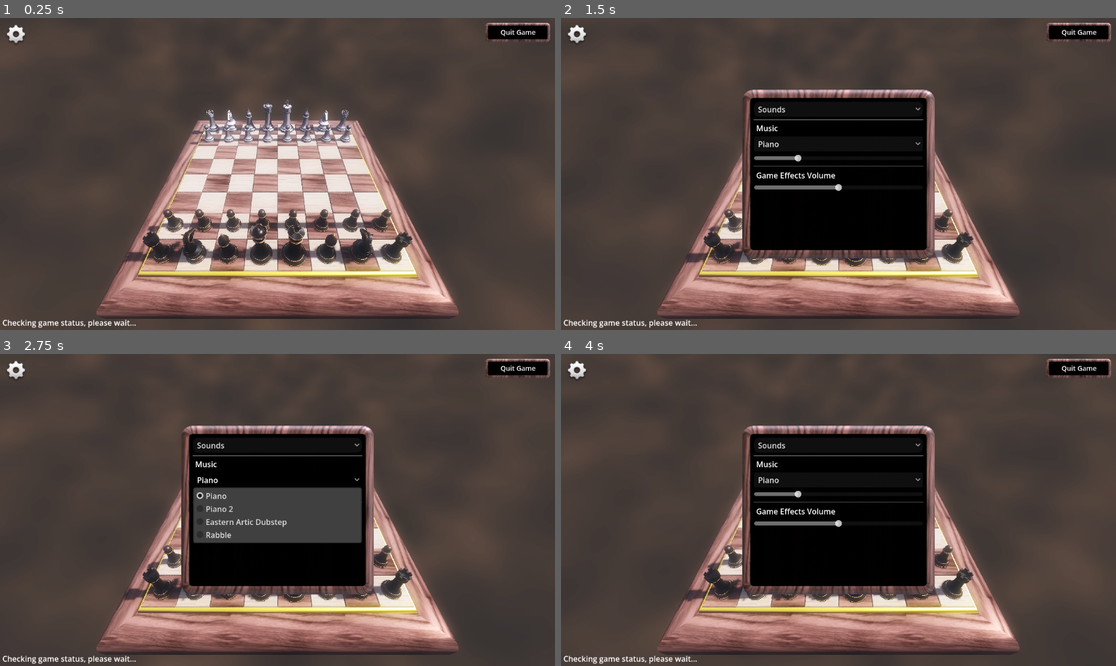
Above: before the commit, frames 1-4 (two rows, left to right).
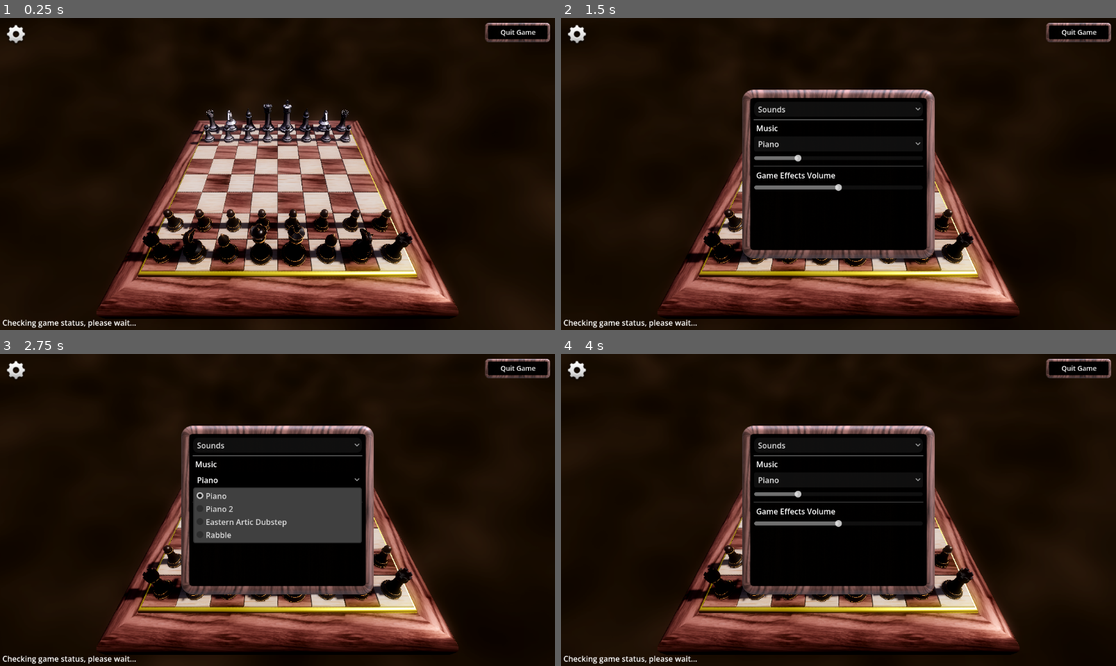
Above: after the commit, the same moments.

Repository: KillGorack/Basic-Chess
Game: Godot game, scene res://Objects/board_wood.tscn
Two runs of this game, one before a commit and one after it. Both use one fixed random seed, a clock stepped at 60 frames per second and the inputs below.
Inputs (mouse positions are in pixels of both pictures, inside the frame that each line leads up to):
- Up to frame 1 (0.25 s): no input
- Up to frame 2 (1.5 s): tap Enter at 0.5 s; move the mouse to (960, 158) at 0.52 s; hold / (OpenChat) 0.53-1.25 s; click (960, 158) at 0.67 s; click (577, 33) at 1.25 s
- Up to frame 3 (2.75 s): click "Piano" at 2 s
- Up to frame 4 (4 s): click "Sounds" at 2.75 s; move the mouse to (727, 525) at 3.52 s; tap Ctrl (move_view) at 3.6 s; click (727, 525) at 3.67 s

The runs differ from the first frame. In frame 1, 99% of the frame differs, in the area x 0-100%, y 0-100%; in frame 2, 80%; in frame 3, 80%; in frame 4, 80%.
Error in both runs: Invalid access to property or key 'apiKEY' on a base object of type 'Nil'. (res://_autoload/utilities.gd:161)

Commit message:
odds/ends

Diff:
--- a/Materials/piece_white_shader.tres
+++ b/Materials/piece_white_shader.tres
@@ -5,11 +5,11 @@
 [resource]
 render_priority = 0
 shader = ExtResource("1_44olk")
-shader_parameter/albedo = Color(0.91858274, 0.79394424, 0.8204381, 1)
-shader_parameter/roughness = 0.0830000039425
-shader_parameter/metallic = 0.834000039615
-shader_parameter/edge_color = Color(0.11858138, 0.11858138, 0.11858138, 1)
+shader_parameter/albedo = Color(0.77254903, 0.7176471, 0.7254902, 1)
+shader_parameter/roughness = 0.2000000095
+shader_parameter/metallic = 0.750000035625
+shader_parameter/edge_color = Color(0.096204735, 0.09620475, 0.096204735, 1)
 shader_parameter/edge_metallic = 0.6000000285
-shader_parameter/edge_roughness = 0.394000018715
-shader_parameter/edge_strength = 1.0
+shader_parameter/edge_roughness = 0.2
+shader_parameter/edge_strength = 1.0000000475
 shader_parameter/edge_sharpness = 3.0
--- a/Objects/board_wood.tscn
+++ b/Objects/board_wood.tscn
@@ -8,7 +8,6 @@
 [ext_resource type="Material" uid="uid://dgpqndx3xrpiq" path="res://Materials/Wood_Dark.tres" id="4_6knds"]
 [ext_resource type="Material" uid="uid://bak12qnpedl1j" path="res://Materials/Gold.tres" id="5_6knds"]
 [ext_resource type="Script" uid="uid://gtp6tuq8tvcl" path="res://Objects/_scripts/sun_orbit.gd" id="5_exx3d"]
-[ext_resource type="Texture2D" uid="uid://duy5vsgnhvcrj" path="res://UserInterface/images/CP_Back.png" id="6_127ne"]
 [ext_resource type="Material" uid="uid://6g2awtq37f2k" path="res://Materials/Wood_Light.tres" id="6_kh8as"]
 [ext_resource type="Texture2D" uid="uid://dq315qfu6wv1u" path="res://Materials/Standard/Moon.png" id="10_s00v7"]
 [ext_resource type="Texture2D" uid="uid://crufojvbc02mn" path="res://Materials/Standard/Sun.png" id="10_sunbody"]
@@ -69,20 +68,14 @@
 [sub_resource type="Environment" id="Environment_0sf2q"]
 background_mode = 2
 background_color = Color(1, 1, 1, 1)
-background_energy_multiplier = 1.4
 sky = SubResource("Sky_miosk")
-ambient_light_source = 3
 reflected_light_source = 2
 tonemap_mode = 3
-sdfgi_y_scale = 2
 glow_enabled = true
 glow_normalized = true
 glow_intensity = 0.5
 glow_strength = 0.5
 glow_bloom = 1.0
-fog_enabled = true
-fog_aerial_perspective = 0.947
-adjustment_enabled = true
 
 [sub_resource type="BoxShape3D" id="BoxShape3D_127ne"]
 size = Vector3(4.568512, 0.55529785, 4.5620117)
--- a/project.godot
+++ b/project.godot
@@ -14,7 +14,7 @@
 config/version="1.0.0"
 run/main_scene="uid://cbvgrboh2so1p"
 config/features=PackedStringArray("4.7", "Forward Plus")
-boot_splash/image="uid://bg3lgoqv7jhhq"
+boot_splash/image="uid://bnxt2ym7583vd"
 config/icon="res://icon.svg"
 boot_splash/minimum_display_time=3000
 
Not shown, changed: Special_Moves_Test.txt
Binary file removed: UserInterface/images/splash.png
Binary file added: UserInterface/splash.png
Not shown, changed: UserInterface/splash.png.import
Binary file added: splash.png
Not shown, added: splash.png.import
